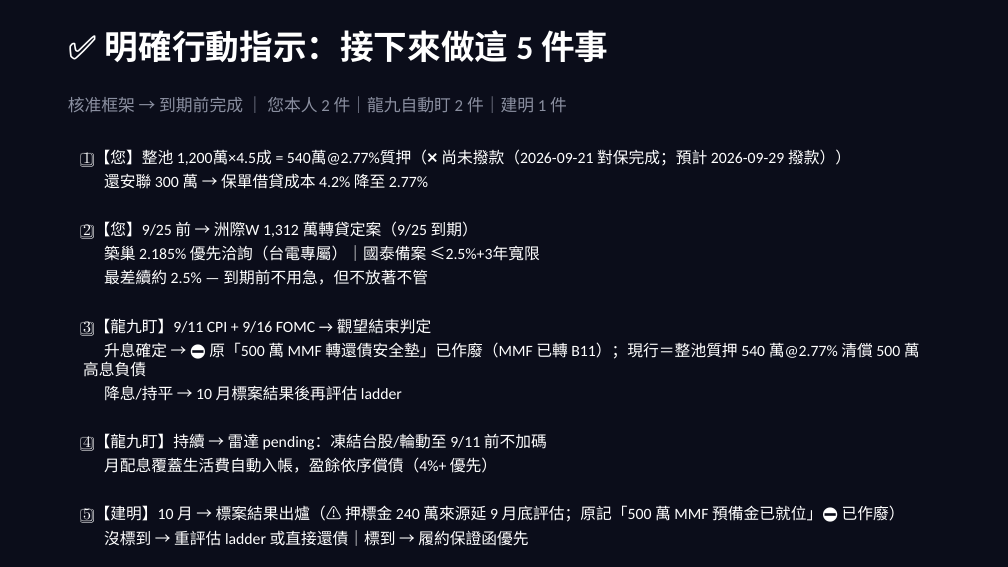
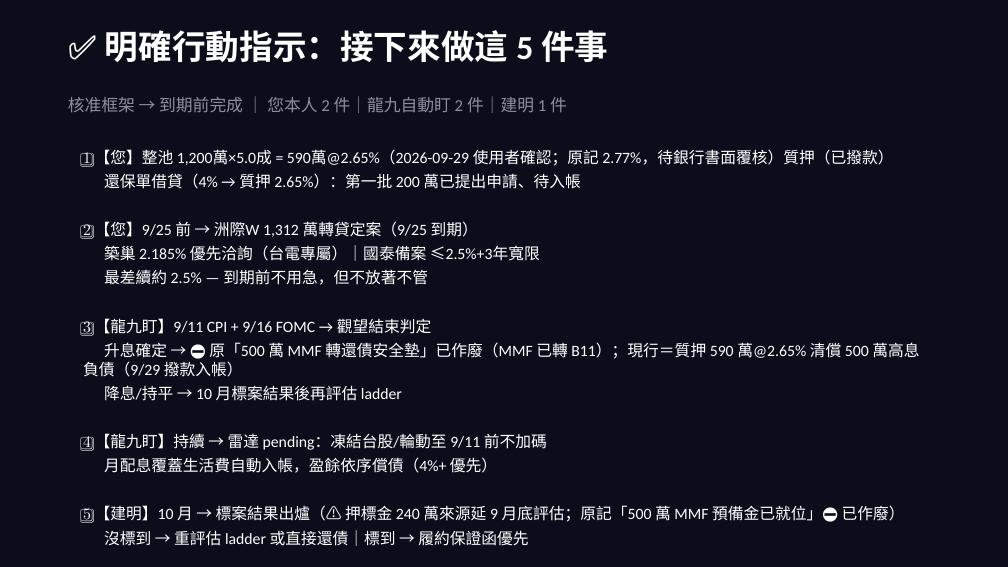
Before and after one commit to b0988321088/longjiu-dashboard-2, a slide deck: slide 10 of grand_pivot_deck.pptx. Drawn at 1008x567 pixels with LibreOffice and Linux fonts; fonts in the diff are those of the drawing. Boxes give left, top, right and bottom in pixels: in the first picture for what was removed or moved away, otherwise in the second. Text is boxed around its words. In the diff, an @@ line names an element or a change of style, - is before the commit and + after.

Commit message:
fix(closure): 質押撥款 590萬@2.65% 敘述層閉環 + 資料新鮮度 as-of 補齊 + 投資績效重產
- radar_state/schedule_events/snapshot(12處+3里程碑): 540萬@2.77%/尚未撥款 → 590萬@2.65% 已入帳(9/29 10:57)
- build_rebalance_dashboard: 質押卡標籤與狀態脫鉤(已撥款仍寫未質押)修正
- build_final/debt_restructure_tracker/pledge_status/report_components/run_daily: 舊字樣清除
- asset_diff 資料新鮮度: securities.price_date/firstjin.last_update/fund_nav_dates/source_import_dates 補齊
- mtd/investment_performance 重產(期末總資產 31,808,561)

```diff
--- a/grand_pivot_deck.pptx
+++ b/grand_pivot_deck.pptx
@@ text at <box>83,149,893,189</box>: text changed @@
-1️⃣ 【您】整池 1,200萬×4.5成 = 540萬@2.77%質押（❌ 尚未撥款（2026-09-21 對保完成；預計 2026-09-29 撥款））
-還安聯 300 萬 → 保單借貸成本 4.2% 降至 2.77%
+1️⃣ 【您】整池 1,200萬×5.0成 = 590萬@2.65%（2026-09-29 使用者確認；原記 2.77%，待銀行書面覆核）質押（已撥款）
+還保單借貸（4% → 質押 2.65%）：第一批 200 萬已提出申請、待入帳
@@ text at <box>83,342,919,377</box>: text changed @@
-升息確定 → ⛔ 原「500 萬 MMF 轉還債安全墊」已作廢（MMF 已轉 B11）；現行＝整池質押 540 萬@2.77% 清償 500 萬高息負債
+升息確定 → ⛔ 原「500 萬 MMF 轉還債安全墊」已作廢（MMF 已轉 B11）；現行＝質押 590 萬@2.65% 清償 500 萬高息負債（9/29 撥款入帳）
```
Also in this commit, not shown: 10 other slides changed, 27 other files.
